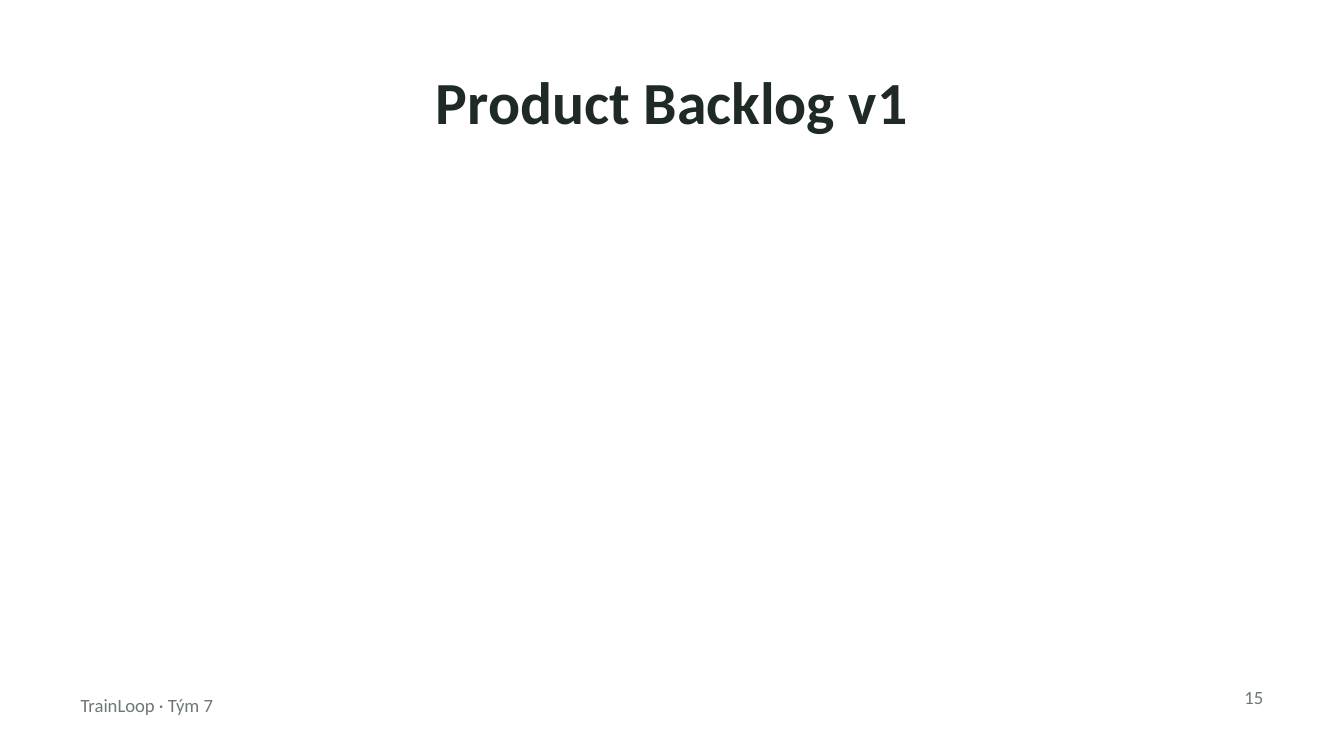
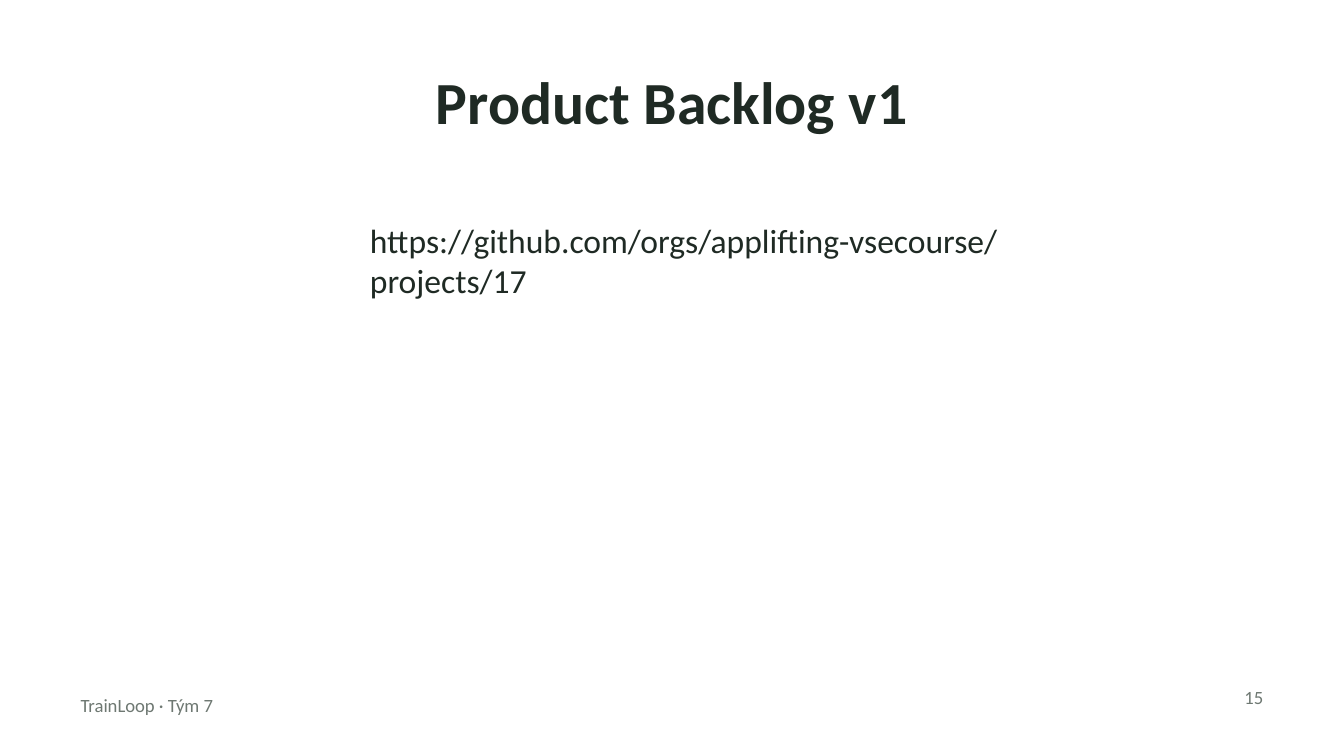
Before and after one commit to applifting-vsecourse/team-7, a slide deck: slide 15 of Docs/TrainLoop_prezentace.pptx. Drawn at 1344x756 pixels with LibreOffice and Linux fonts; fonts in the diff are those of the drawing. Boxes give left, top, right and bottom in pixels: in the first picture for what was removed or moved away, otherwise in the second. Text is boxed around its words. In the diff, an @@ line names an element or a change of style, - is before the commit and + after.

```diff
--- a/Docs/TrainLoop_prezentace.pptx
+++ b/Docs/TrainLoop_prezentace.pptx
@@ text added at (x1=370, y1=229, x2=997, y2=299), 18 pt, text #1F2A24 @@
+https://github.com/orgs/applifting-vsecourse/projects/17
```
Also in this commit, not shown: 2 other slides changed.
